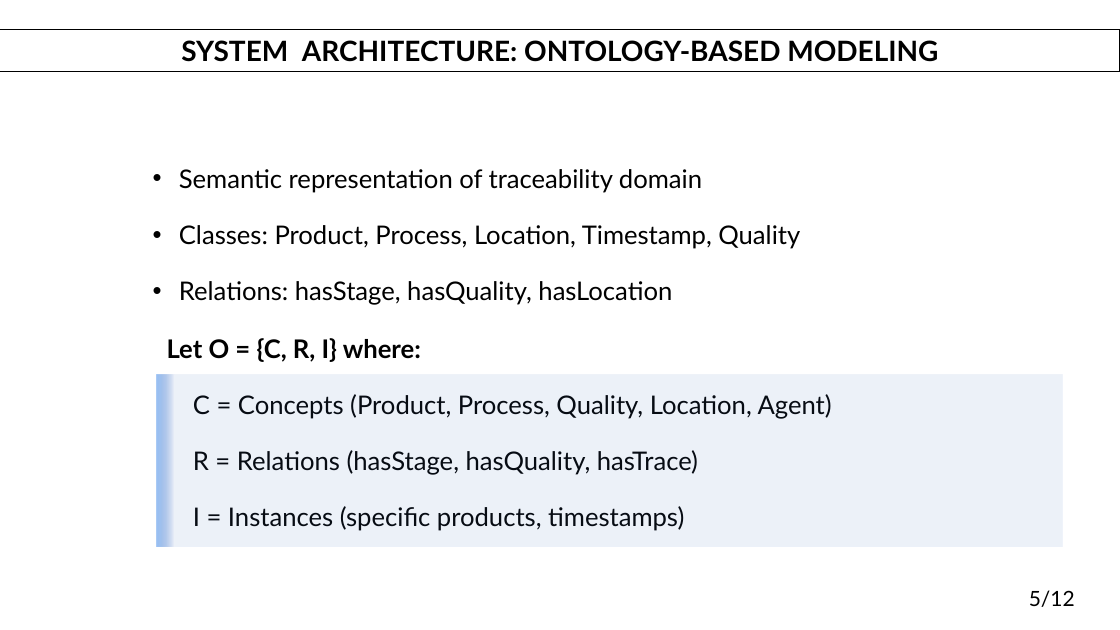
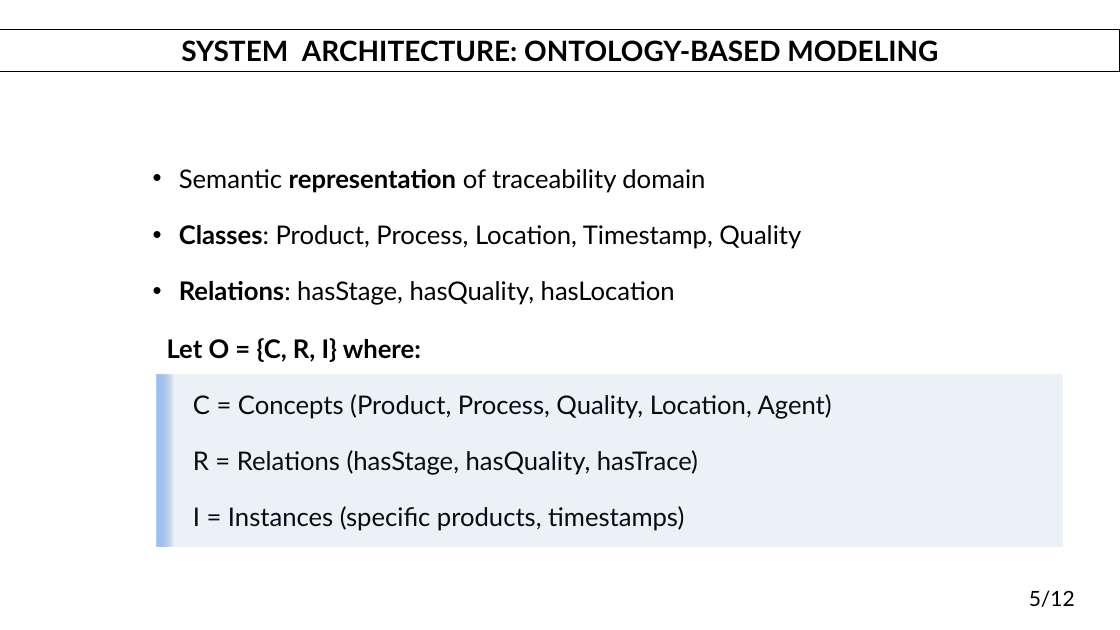
Before and after one commit to DanielWhy7/FSR, a slide deck: slide 5 of presentaion2.pptx. Drawn at 1120x630 pixels with LibreOffice and Linux fonts; fonts in the diff are those of the drawing. Boxes give left, top, right and bottom in pixels: in the first picture for what was removed or moved away, otherwise in the second. Text is boxed around its words. In the diff, an @@ line names an element or a change of style, - is before the commit and + after.

```diff
--- a/presentaion2.pptx
+++ b/presentaion2.pptx
@@ text "Semantic representation of traceability domain" at box(179, 169, 801, 305): bold on in "representation", "Classes:", "Relations:" @@
```
Also in this commit, not shown: 2 other slides changed, 5 other files.
